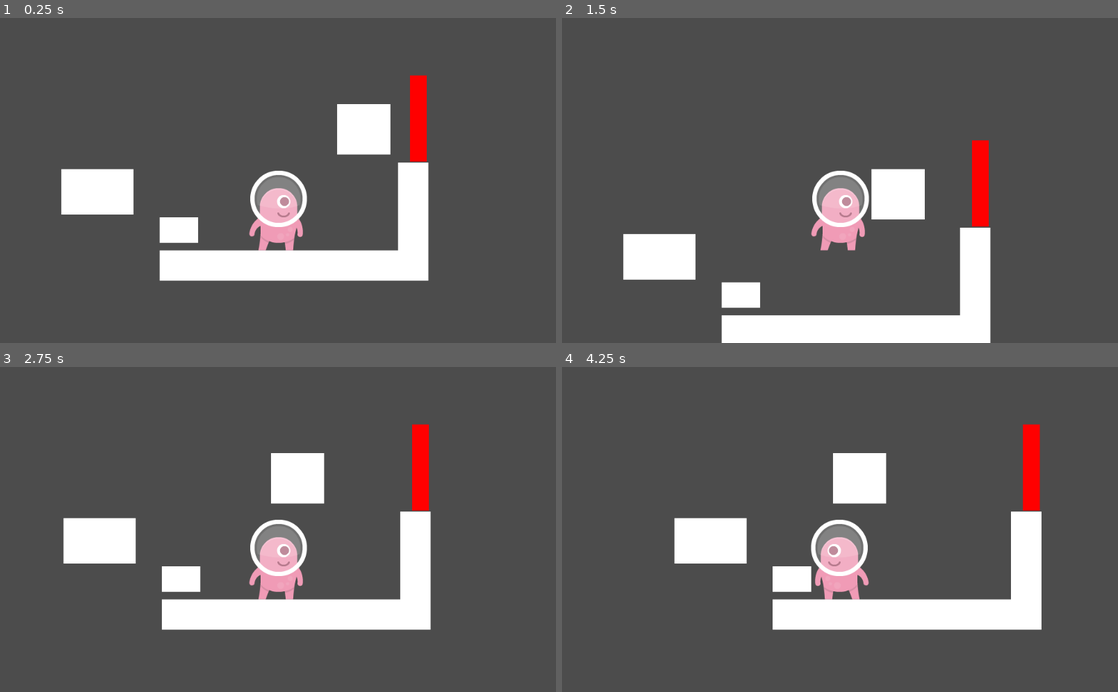
Above: before the commit, frames 1-4 (two rows, left to right).
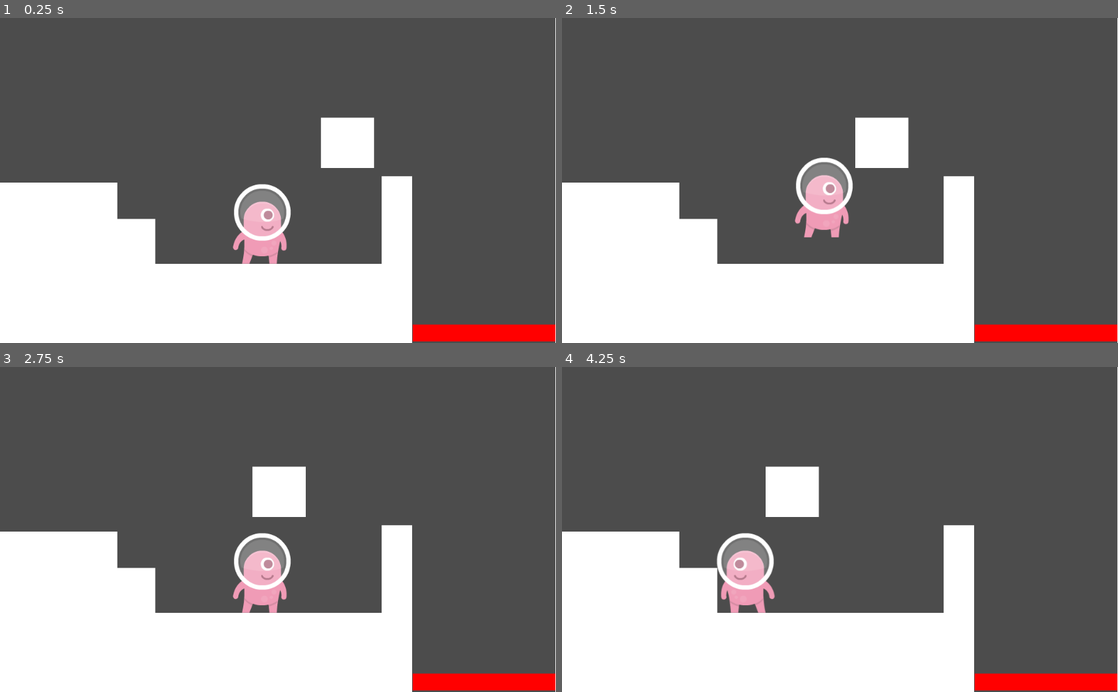
Above: after the commit, the same moments.

Repository: Mikipk14/Primer_Joc2002
Game: Godot game, scene res://Escenes/Pantalla cossos.tscn
The game is run twice, just before and just after one commit, with the same random seed, the same clock (stepped at 60 frames per second) and the same inputs. This scene is started directly instead of the project's main scene.
Inputs:
- Up to frame 1 (0.25 s): no input
- Up to frame 2 (1.5 s): hold W (A dalt) 0.53-1.28 s; tap S (A baix) at 1.35 s
- Up to frame 3 (2.75 s): tap W (A dalt) at 1.55 s; hold W (A dalt) from 2.03 s (still down)
- Up to frame 4 (4.25 s): release W (A dalt) at 2.78 s; tap D (Dreta) at 2.85 s; tap W (A dalt) at 3.05, 3.8 s; hold A (Esquerra) from 3.53 s (still down)

The runs differ from the first frame. In frame 1, 32% of the frame differs, in the area x 0-100%, y 0-100%; in frame 2, 28%; in frame 3, 32%; in frame 4, 39%.

Commit message:
millora de l'escenari(pinxos), allargament de les escenes

Diff:
--- a/Escenes/Cossos/KinematicBody2D.gd
+++ b/Escenes/Cossos/KinematicBody2D.gd
@@ -14,7 +14,7 @@
 	if Input.is_action_pressed("Esquerra"):
 		velocitat += Vector2.LEFT * velocitat_i
 	if Input.is_action_just_pressed("A dalt") and is_on_floor():
-		velocitat += Vector2.UP * velocitat_i*2
+		velocitat += Vector2.UP * velocitat_i*1.75
 	velocitat = move_and_slide(velocitat, Vector2.UP)
 	anima(velocitat)
 
--- a/Escenes/Cossos/KinematicBody2D.tscn
+++ b/Escenes/Cossos/KinematicBody2D.tscn
@@ -10,11 +10,6 @@
 
 [sub_resource type="SpriteFrames" id=2]
 animations = [ {
-"frames": [ ExtResource( 1 ), ExtResource( 2 ) ],
-"loop": true,
-"name": "corre",
-"speed": 5.0
-}, {
 "frames": [ ExtResource( 4 ) ],
 "loop": true,
 "name": "salta",
@@ -23,6 +18,11 @@
 "frames": [ ExtResource( 3 ) ],
 "loop": true,
 "name": "quiet",
+"speed": 5.0
+}, {
+"frames": [ ExtResource( 1 ), ExtResource( 2 ) ],
+"loop": true,
+"name": "corre",
 "speed": 5.0
 } ]
 
--- a/Escenes/Pantalla cossos.tscn
+++ b/Escenes/Pantalla cossos.tscn
@@ -10,13 +10,13 @@
 extents = Vector2( 35.6875, 31.25 )
 
 [sub_resource type="RectangleShape2D" id=2]
-extents = Vector2( 66.5, 42.75 )
+extents = Vector2( 206.25, 42.75 )
 
 [sub_resource type="RectangleShape2D" id=3]
 extents = Vector2( 49, 46.25 )
 
 [sub_resource type="RectangleShape2D" id=4]
-extents = Vector2( 16.5, 79.875 )
+extents = Vector2( 15.5, 131 )
 
 [node name="Node2D" type="Node2D"]
 
@@ -26,7 +26,6 @@
 
 [node name="Camera2D" type="Camera2D" parent="KinematicBody2D"]
 visible = false
-current = true
 drag_margin_left = 0.16
 
 [node name="StaticBody2D" parent="." instance=ExtResource( 2 )]
@@ -39,54 +38,206 @@
 position = Vector2( 30, -7 )
 
 [node name="CollisionShape2D" type="CollisionShape2D" parent="bloc1"]
-position = Vector2( 269.313, 431.25 )
+position = Vector2( 220, 409 )
 shape = SubResource( 1 )
 
 [node name="ColorRect" type="ColorRect" parent="bloc1"]
-margin_left = 234.0
-margin_top = 400.0
-margin_right = 305.0
-margin_bottom = 447.0
+margin_left = 185.0
+margin_top = 378.0
+margin_right = 256.0
+margin_bottom = 654.0
 
 [node name="bloc2" type="StaticBody2D" parent="."]
 
 [node name="CollisionShape2D" type="CollisionShape2D" parent="bloc2"]
-position = Vector2( 149, 346 )
+position = Vector2( 9.25, 346 )
 shape = SubResource( 2 )
 
 [node name="ColorRect" type="ColorRect" parent="bloc2"]
-margin_left = 83.0
+margin_left = -197.0
 margin_top = 304.0
 margin_right = 216.0
-margin_bottom = 388.0
-
-[node name="bloc3" type="KinematicBody2D" parent="."]
+margin_bottom = 645.0
+
+[node name="bloc_mòbil" type="KinematicBody2D" parent="."]
 position = Vector2( 303, -34 )
 script = ExtResource( 5 )
 
-[node name="CollisionShape2D" type="CollisionShape2D" parent="bloc3"]
+[node name="CollisionShape2D" type="CollisionShape2D" parent="bloc_mòbil"]
 position = Vector2( 322, 264.25 )
 shape = SubResource( 3 )
 
-[node name="ColorRect" type="ColorRect" parent="bloc3"]
+[node name="ColorRect" type="ColorRect" parent="bloc_mòbil"]
 margin_left = 273.0
 margin_top = 218.0
 margin_right = 371.0
 margin_bottom = 311.0
 
 [node name="porta" type="Area2D" parent="."]
+rotation = 1.5708
 
 [node name="CollisionShape2D" type="CollisionShape2D" parent="porta"]
-position = Vector2( 740, 211 )
+position = Vector2( 581, -891 )
 shape = SubResource( 4 )
 
 [node name="ColorRect" type="ColorRect" parent="porta"]
 anchor_right = 0.422
-margin_left = 725.0
-margin_top = 131.0
-margin_right = 756.0
-margin_bottom = 290.0
+margin_left = 566.0
+margin_top = -1023.0
+margin_right = 597.0
+margin_bottom = -760.0
 color = Color( 1, 0, 0, 1 )
+
+[node name="ColorRect" type="ColorRect" parent="."]
+margin_left = 1023.0
+margin_top = -2.0
+margin_right = 1359.0
+margin_bottom = 806.0
+
+[node name="Area2D" type="Area2D" parent="."]
+
+[node name="CollisionShape2D" type="CollisionPolygon2D" parent="Area2D"]
+modulate = Color( 0, 0, 0, 1 )
+position = Vector2( 786.2, 510.4 )
+polygon = PoolVector2Array( -27, 37, -27, 55, -13, 46 )
+
+[node name="CollisionShape2D2" type="CollisionPolygon2D" parent="Area2D"]
+modulate = Color( 0, 0, 0, 1 )
+position = Vector2( 786.2, 492.4 )
+polygon = PoolVector2Array( -27, 37, -27, 55, -13, 46 )
+
+[node name="CollisionShape2D3" type="CollisionPolygon2D" parent="Area2D"]
+modulate = Color( 0, 0, 0, 1 )
+position = Vector2( 786.2, 474.4 )
+polygon = PoolVector2Array( -27, 37, -27, 55, -13, 46 )
+
+[node name="CollisionShape2D4" type="CollisionPolygon2D" parent="Area2D"]
+modulate = Color( 0, 0, 0, 1 )
+position = Vector2( 786.2, 456.4 )
+polygon = PoolVector2Array( -27, 37, -27, 55, -13, 46 )
+
+[node name="CollisionShape2D5" type="CollisionPolygon2D" parent="Area2D"]
+modulate = Color( 0, 0, 0, 1 )
+position = Vector2( 786.2, 438.4 )
+polygon = PoolVector2Array( -27, 37, -27, 55, -13, 46 )
+
+[node name="CollisionShape2D6" type="CollisionPolygon2D" parent="Area2D"]
+modulate = Color( 0, 0, 0, 1 )
+position = Vector2( 786.2, 420.4 )
+polygon = PoolVector2Array( -27, 37, -27, 55, -13, 46 )
+
+[node name="CollisionShape2D7" type="CollisionPolygon2D" parent="Area2D"]
+modulate = Color( 0, 0, 0, 1 )
+position = Vector2( 786.2, 402.4 )
+polygon = PoolVector2Array( -27, 37, -27, 55, -13, 46 )
+
+[node name="CollisionShape2D8" type="CollisionPolygon2D" parent="Area2D"]
+modulate = Color( 0, 0, 0, 1 )
+position = Vector2( 786.2, 384.4 )
+polygon = PoolVector2Array( -27, 37, -27, 55, -13, 46 )
+
+[node name="CollisionShape2D9" type="CollisionPolygon2D" parent="Area2D"]
+modulate = Color( 0, 0, 0, 1 )
+position = Vector2( 786.2, 366.4 )
+polygon = PoolVector2Array( -27, 37, -27, 55, -13, 46 )
+
+[node name="CollisionShape2D10" type="CollisionPolygon2D" parent="Area2D"]
+modulate = Color( 0, 0, 0, 1 )
+position = Vector2( 786.2, 348.4 )
+polygon = PoolVector2Array( -27, 37, -27, 55, -13, 46 )
+
+[node name="CollisionShape2D11" type="CollisionPolygon2D" parent="Area2D"]
+modulate = Color( 0, 0, 0, 1 )
+position = Vector2( 786.2, 330.4 )
+polygon = PoolVector2Array( -27, 37, -27, 55, -13, 46 )
+
+[node name="CollisionShape2D12" type="CollisionPolygon2D" parent="Area2D"]
+modulate = Color( 0, 0, 0, 1 )
+position = Vector2( 786.2, 312.4 )
+polygon = PoolVector2Array( -27, 37, -27, 55, -13, 46 )
+
+[node name="CollisionShape2D13" type="CollisionPolygon2D" parent="Area2D"]
+modulate = Color( 0, 0, 0, 1 )
+position = Vector2( 786.2, 294.4 )
+polygon = PoolVector2Array( -27, 37, -27, 55, -13, 46 )
+
+[node name="CollisionShape2D14" type="CollisionPolygon2D" parent="Area2D"]
+modulate = Color( 0, 0, 0, 1 )
+position = Vector2( 786.2, 276.4 )
+polygon = PoolVector2Array( -27, 37, -27, 55, -13, 46 )
+
+[node name="Area2D2" type="Area2D" parent="."]
+rotation = 3.14159
+
+[node name="CollisionShape2D" type="CollisionPolygon2D" parent="Area2D2"]
+modulate = Color( 0, 0, 0, 1 )
+position = Vector2( -996.2, -368.4 )
+polygon = PoolVector2Array( -27, 37, -27, 55, -13, 46 )
+
+[node name="CollisionShape2D2" type="CollisionPolygon2D" parent="Area2D2"]
+modulate = Color( 0, 0, 0, 1 )
+position = Vector2( -996.2, -386.4 )
+polygon = PoolVector2Array( -27, 37, -27, 55, -13, 46 )
+
+[node name="CollisionShape2D3" type="CollisionPolygon2D" parent="Area2D2"]
+modulate = Color( 0, 0, 0, 1 )
+position = Vector2( -996.2, -404.4 )
+polygon = PoolVector2Array( -27, 37, -27, 55, -13, 46 )
+
+[node name="CollisionShape2D4" type="CollisionPolygon2D" parent="Area2D2"]
+modulate = Color( 0, 0, 0, 1 )
+position = Vector2( -996.2, -422.4 )
+polygon = PoolVector2Array( -27, 37, -27, 55, -13, 46 )
+
+[node name="CollisionShape2D5" type="CollisionPolygon2D" parent="Area2D2"]
+modulate = Color( 0, 0, 0, 1 )
+position = Vector2( -996.2, -440.4 )
+polygon = PoolVector2Array( -27, 37, -27, 55, -13, 46 )
+
+[node name="CollisionShape2D6" type="CollisionPolygon2D" parent="Area2D2"]
+modulate = Color( 0, 0, 0, 1 )
+position = Vector2( -996.2, -458.4 )
+polygon = PoolVector2Array( -27, 37, -27, 55, -13, 46 )
+
+[node name="CollisionShape2D7" type="CollisionPolygon2D" parent="Area2D2"]
+modulate = Color( 0, 0, 0, 1 )
+position = Vector2( -996.2, -476.4 )
+polygon = PoolVector2Array( -27, 37, -27, 55, -13, 46 )
+
+[node name="CollisionShape2D8" type="CollisionPolygon2D" parent="Area2D2"]
+modulate = Color( 0, 0, 0, 1 )
+position = Vector2( -996.2, -494.4 )
+polygon = PoolVector2Array( -27, 37, -27, 55, -13, 46 )
+
+[node name="CollisionShape2D9" type="CollisionPolygon2D" parent="Area2D2"]
+modulate = Color( 0, 0, 0, 1 )
+position = Vector2( -996.2, -512.4 )
+polygon = PoolVector2Array( -27, 37, -27, 55, -13, 46 )
+
+[node name="CollisionShape2D10" type="CollisionPolygon2D" parent="Area2D2"]
+modulate = Color( 0, 0, 0, 1 )
+position = Vector2( -996.2, -530.4 )
+polygon = PoolVector2Array( -27, 37, -27, 55, -13, 46 )
+
+[node name="CollisionShape2D11" type="CollisionPolygon2D" parent="Area2D2"]
+modulate = Color( 0, 0, 0, 1 )
+position = Vector2( -996.2, -548.4 )
+polygon = PoolVector2Array( -27, 37, -27, 55, -13, 46 )
+
+[node name="CollisionShape2D12" type="CollisionPolygon2D" parent="Area2D2"]
+modulate = Color( 0, 0, 0, 1 )
+position = Vector2( -996.2, -566.4 )
+polygon = PoolVector2Array( -27, 37, -27, 55, -13, 46 )
+
+[node name="CollisionShape2D13" type="CollisionPolygon2D" parent="Area2D2"]
+modulate = Color( 0, 0, 0, 1 )
+position = Vector2( -996.2, -584.4 )
+polygon = PoolVector2Array( -27, 37, -27, 55, -13, 46 )
+
+[node name="CollisionShape2D14" type="CollisionPolygon2D" parent="Area2D2"]
+modulate = Color( 0, 0, 0, 1 )
+position = Vector2( -996.2, -602.4 )
+polygon = PoolVector2Array( -27, 37, -27, 55, -13, 46 )
 
 [connection signal="input_event" from="KinematicBody2D" to="KinematicBody2D" method="_on_KinematicBody2D_input_event"]
 [connection signal="tree_entered" from="KinematicBody2D" to="KinematicBody2D" method="_on_KinematicBody2D_tree_entered"]
--- a/Pantalla2.tscn
+++ b/Pantalla2.tscn
@@ -1,10 +1,13 @@
-[gd_scene load_steps=4 format=2]
+[gd_scene load_steps=5 format=2]
 
 [ext_resource path="res://Escenes/Cossos/KinematicBody2D.tscn" type="PackedScene" id=1]
 [ext_resource path="res://Escenes/Cossos/KinematicBody2D.gd" type="Script" id=2]
 
 [sub_resource type="RectangleShape2D" id=1]
 extents = Vector2( 288, 18.5 )
+
+[sub_resource type="RectangleShape2D" id=2]
+extents = Vector2( 18, 18 )
 
 [node name="Node2D" type="Node2D"]
 
@@ -28,5 +31,17 @@
 margin_right = 776.0
 margin_bottom = 427.0
 
+[node name="StaticBody2D2" type="StaticBody2D" parent="."]
+
+[node name="CollisionShape2D" type="CollisionShape2D" parent="StaticBody2D2"]
+position = Vector2( 758, 369 )
+shape = SubResource( 2 )
+
+[node name="ColorRect" type="ColorRect" parent="StaticBody2D2"]
+margin_left = 740.0
+margin_top = 351.0
+margin_right = 776.0
+margin_bottom = 387.0
+
 [connection signal="input_event" from="KinematicBody2D2" to="KinematicBody2D2" method="_on_KinematicBody2D_input_event"]
 [connection signal="tree_entered" from="KinematicBody2D2" to="KinematicBody2D2" method="_on_KinematicBody2D_tree_entered"]
--- a/Terra.tscn
+++ b/Terra.tscn
@@ -13,4 +13,4 @@
 margin_left = 264.0
 margin_top = 455.0
 margin_right = 759.0
-margin_bottom = 511.0
+margin_bottom = 1056.0
--- /dev/null
+++ b/pinxitos2.tscn
@@ -0,0 +1,74 @@
+[gd_scene format=2]
+
+[node name="pinxitos2" type="StaticBody2D"]
+position = Vector2( 977, 427 )
+
+[node name="CollisionShape2D" type="CollisionPolygon2D" parent="."]
+modulate = Color( 0, 0, 0, 1 )
+position = Vector2( -190, 82 )
+polygon = PoolVector2Array( -27, 37, -27, 55, -13, 46 )
+
+[node name="CollisionShape2D2" type="CollisionPolygon2D" parent="."]
+modulate = Color( 0, 0, 0, 1 )
+position = Vector2( -190, 64 )
+polygon = PoolVector2Array( -27, 37, -27, 55, -13, 46 )
+
+[node name="CollisionShape2D3" type="CollisionPolygon2D" parent="."]
+modulate = Color( 0, 0, 0, 1 )
+position = Vector2( -190, 46 )
+polygon = PoolVector2Array( -27, 37, -27, 55, -13, 46 )
+
+[node name="CollisionShape2D4" type="CollisionPolygon2D" parent="."]
+modulate = Color( 0, 0, 0, 1 )
+position = Vector2( -190, 28 )
+polygon = PoolVector2Array( -27, 37, -27, 55, -13, 46 )
+
+[node name="CollisionShape2D5" type="CollisionPolygon2D" parent="."]
+modulate = Color( 0, 0, 0, 1 )
+position = Vector2( -190, 10 )
+polygon = PoolVector2Array( -27, 37, -27, 55, -13, 46 )
+
+[node name="CollisionShape2D6" type="CollisionPolygon2D" parent="."]
+modulate = Color( 0, 0, 0, 1 )
+position = Vector2( -190, -8 )
+polygon = PoolVector2Array( -27, 37, -27, 55, -13, 46 )
+
+[node name="CollisionShape2D7" type="CollisionPolygon2D" parent="."]
+modulate = Color( 0, 0, 0, 1 )
+position = Vector2( -190, -26 )
+polygon = PoolVector2Array( -27, 37, -27, 55, -13, 46 )
+
+[node name="CollisionShape2D8" type="CollisionPolygon2D" parent="."]
+modulate = Color( 0, 0, 0, 1 )
+position = Vector2( -190, -44 )
+polygon = PoolVector2Array( -27, 37, -27, 55, -13, 46 )
+
+[node name="CollisionShape2D9" type="CollisionPolygon2D" parent="."]
+modulate = Color( 0, 0, 0, 1 )
+position = Vector2( -190, -62 )
+polygon = PoolVector2Array( -27, 37, -27, 55, -13, 46 )
+
+[node name="CollisionShape2D10" type="CollisionPolygon2D" parent="."]
+modulate = Color( 0, 0, 0, 1 )
+position = Vector2( -190, -80 )
+polygon = PoolVector2Array( -27, 37, -27, 55, -13, 46 )
+
+[node name="CollisionShape2D11" type="CollisionPolygon2D" parent="."]
+modulate = Color( 0, 0, 0, 1 )
+position = Vector2( -190, -98 )
+polygon = PoolVector2Array( -27, 37, -27, 55, -13, 46 )
+
+[node name="CollisionShape2D12" type="CollisionPolygon2D" parent="."]
+modulate = Color( 0, 0, 0, 1 )
+position = Vector2( -190, -116 )
+polygon = PoolVector2Array( -27, 37, -27, 55, -13, 46 )
+
+[node name="CollisionShape2D13" type="CollisionPolygon2D" parent="."]
+modulate = Color( 0, 0, 0, 1 )
+position = Vector2( -190, -134 )
+polygon = PoolVector2Array( -27, 37, -27, 55, -13, 46 )
+
+[node name="CollisionShape2D14" type="CollisionPolygon2D" parent="."]
+modulate = Color( 0, 0, 0, 1 )
+position = Vector2( -190, -152 )
+polygon = PoolVector2Array( -27, 37, -27, 55, -13, 46 )
Binary file added: punxa.png
Not shown, added: punxa.png.import
